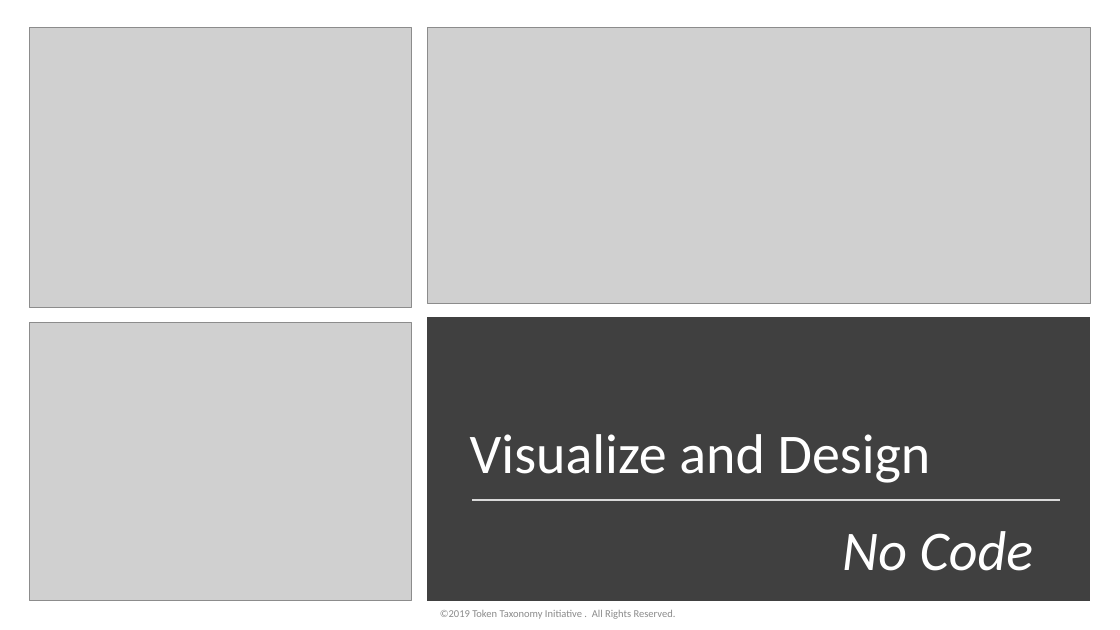
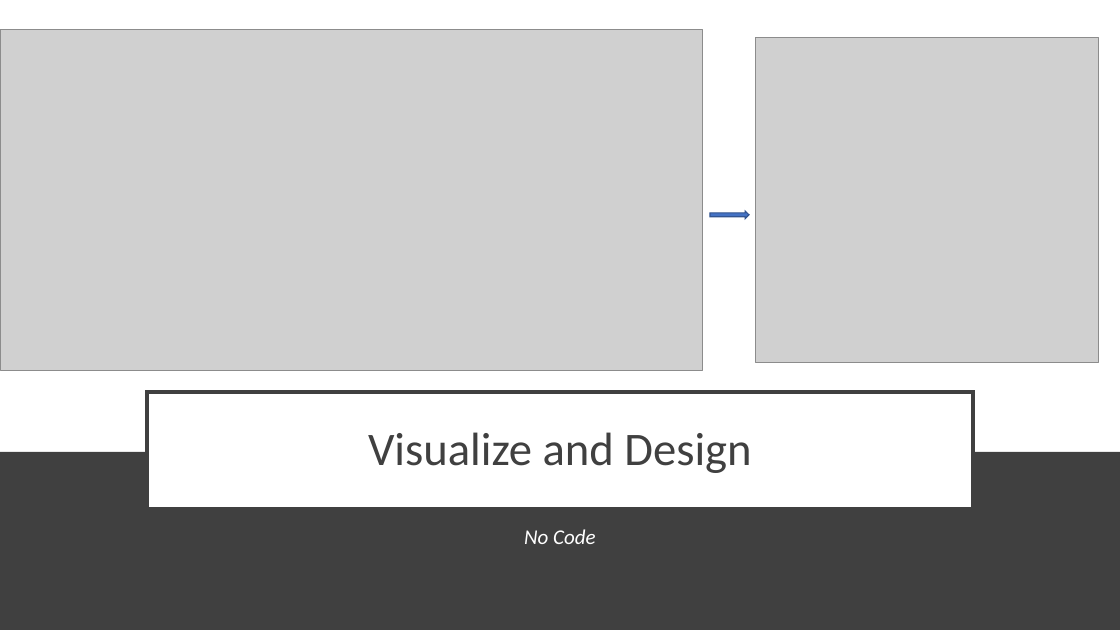
Before and after one commit to vipinsun/TokenTaxonomyFramework-pub, a slide deck: slide 5 of presentations/TTF-Short.pptx. Drawn at 1120x630 pixels with LibreOffice and Linux fonts; fonts in the diff are those of the drawing; grey boxes stand for pictures. Boxes give left, top, right and bottom in pixels: in the first picture for what was removed or moved away, otherwise in the second. Text is boxed around its words. In the diff, an @@ line names an element or a change of style, - is before the commit and + after.

```diff
--- a/presentations/TTF-Short.pptx
+++ b/presentations/TTF-Short.pptx
@@ picture: place and size @@
-picture at (428, 28, 1091, 304)
+picture at (0, 29, 702, 371)
@@ picture removed at (29, 28, 412, 308) @@
@@ picture added at (756, 37, 1098, 362) @@
@@ right arrow added at (710, 211, 749, 218), fill #4472C4, outline #325491 1 pt @@
@@ picture removed at (29, 323, 412, 601) @@
@@ rectangle removed at (433, 323, 1085, 596) @@
@@ title "Visualize and Design": place and size @@
-title "Visualize and Design" at (470, 434, 931, 483)
+title "Visualize and Design" at (147, 392, 973, 508)
@@ title "Visualize and Design" at (147, 392, 973, 508): size 48 to 40 pt, text colour #FFFFFF to #404040; alignment left to centre; less space between paragraphs; vertical alignment bottom to middle; fill none to #FFFFFF; outline none to #404040 3 pt @@
@@ rectangle added at (0, 452, 1120, 630), fill #404040 @@
@@ line removed from (472, 500) to (1060, 500) @@
@@ text "No Code": place and size @@
-text "No Code" at (842, 531, 1033, 571)
+text "No Code" at (524, 529, 596, 544)
@@ text "No Code" at (524, 529, 596, 544): size 48 to 18 pt; alignment left to centre; more space between paragraphs; vertical alignment bottom to top @@
@@ text removed at (440, 610, 676, 619) @@
-©2019 Token Taxonomy Initiative . All Rights Reserved.
```
Also in this commit, not shown: 2 other slides changed, 5 other files.
